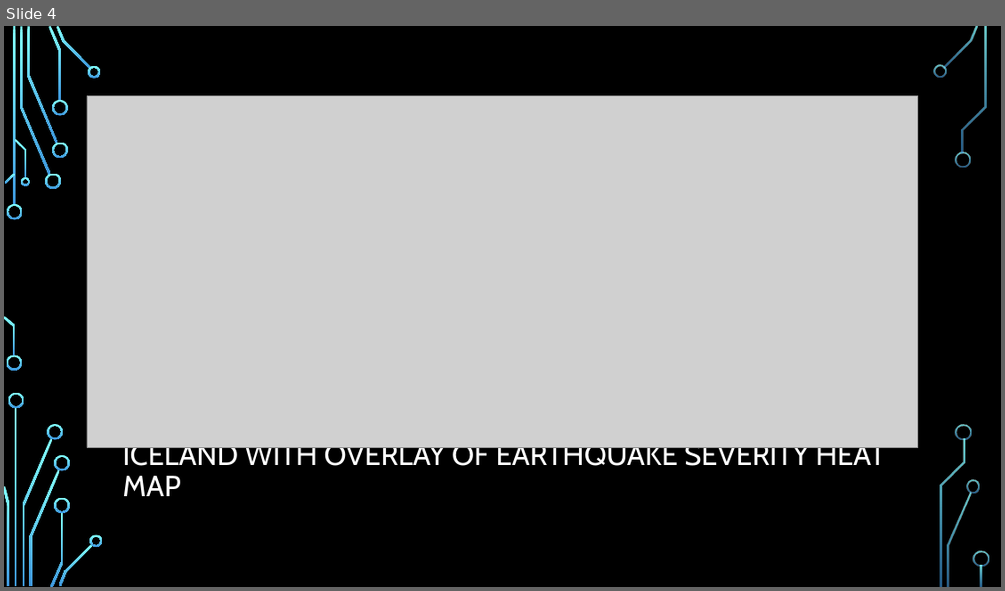
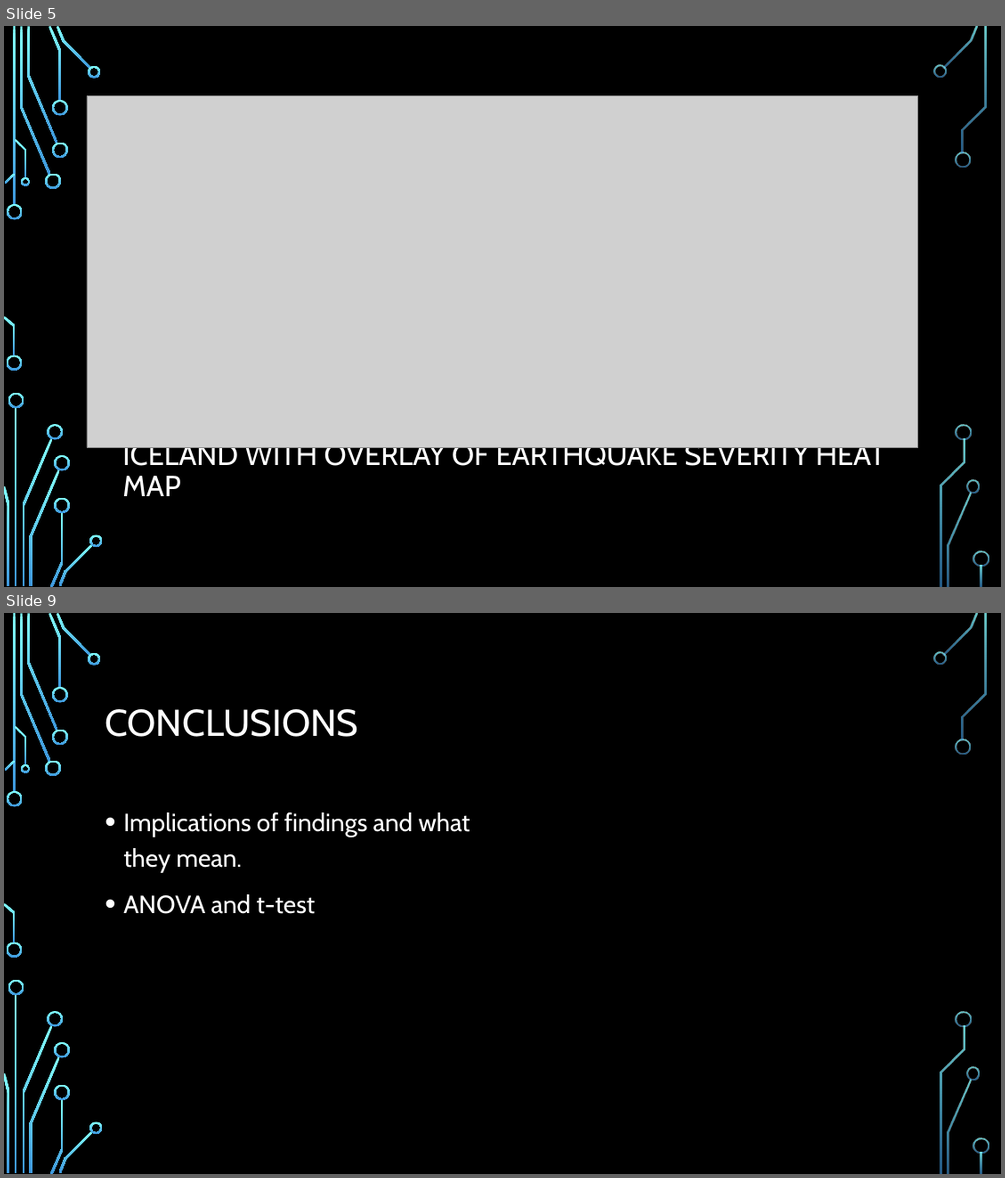
Before and after one commit to kennknisley/project-one-back, a slide deck: Iceland_presentation.pptx. Shown one above the other, each under a label of ours: slide 4 before the commit, slides 5 and 9 after it; the slides between them are not shown. The pictures are 1005x591 and 1005x1178 pixels, drawn with LibreOffice and Linux fonts; fonts in the diff are those of the drawing; grey boxes stand for pictures; background and template pictures are left out. Boxes give left, top, right and bottom in pixels: in the first picture for what was removed or moved away, otherwise in the second. Text is boxed around its words. In the diff, an @@ line names an element or a change of style, - is before the commit and + after.

```diff
--- a/Iceland_presentation.pptx
+++ b/Iceland_presentation.pptx
@@ slide 9 added at (4, 613, 1001, 1174), background picture (left out); not listed: 36 template elements that a slide beside it also shows @@
@@ title added at (105, 709, 358, 737), 36 pt, text #FFFFFF @@
+CONCLUSIONS
@@ text added at (123, 812, 470, 914), 24 pt, text #FFFFFF @@
+• Implications of findings and what they mean.
+• ANOVA and t-test
@@ what was slide 4 is now slide 5 @@
```
Also in this commit, not shown: 1 slide changed, 5 other slides added, 1 slide removed, 8 other files.
